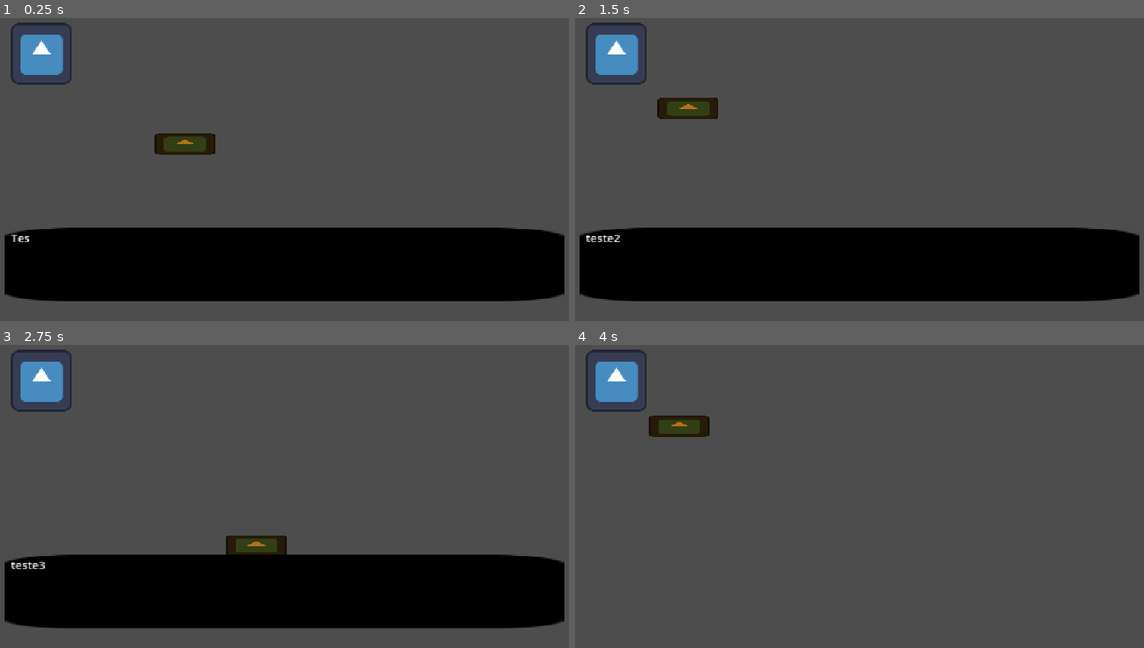
Above: before the commit, frames 1-4 (two rows, left to right).
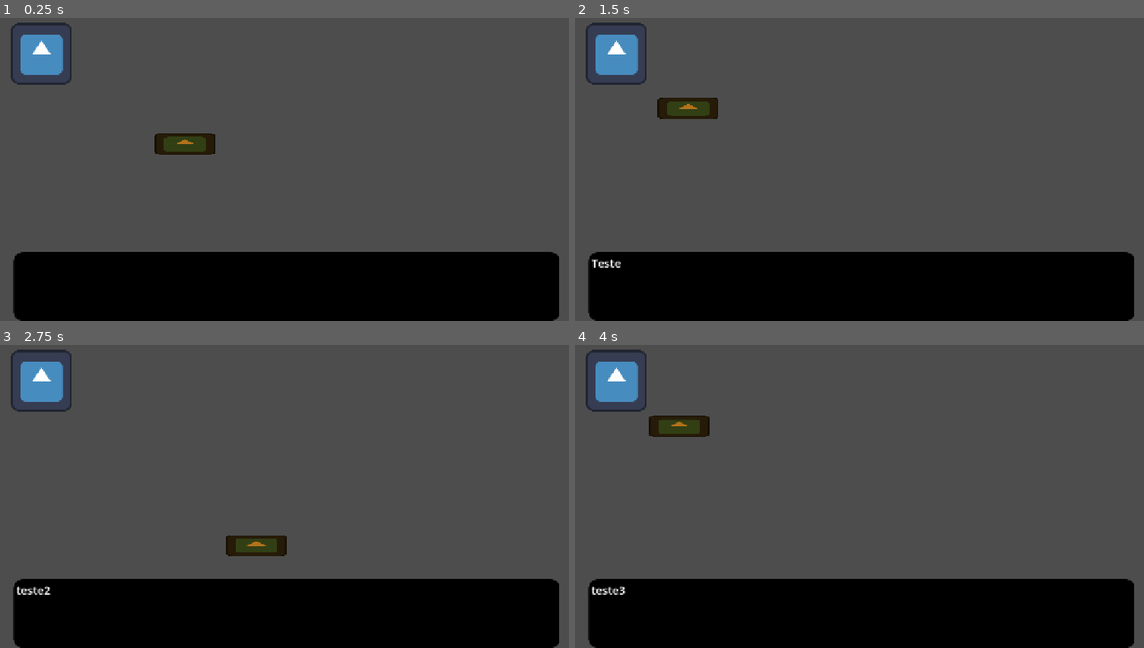
Above: after the commit, the same moments.

Repository: AArthurius/Cross-Worlds-Game-Jam--Pontes
Game: Godot game, scene res://Scenes/SheriffsBox.tscn
Same seed, same stepped clock (60 frames per second), same inputs: the game is played once before the commit and once after it. The project has no main scene, so this scene is started directly. The engine's default icon, where the game draws it, is replaced by a stand-in: a white triangle on a blue panel in a dark square.
Inputs (mouse positions are in pixels of both pictures, inside the frame that each line leads up to):
- Up to frame 1 (0.25 s): no input
- Up to frame 2 (1.5 s): tap Enter (AdvanceDialog) at 0.5 s; drag from (762, 142) to (614, 54) at 0.52 s; tap Space at 1.25 s; drag from (614, 54) to (831, 217) at 1.27 s
- Up to frame 3 (2.75 s): tap Enter (AdvanceDialog) at 2, 2.1 s; move the mouse to (347, 402) at 2.02 s; click (347, 402) at 2.17 s
- Up to frame 4 (4 s): tap Space at 2.75 s; drag from (831, 544) to (677, 426) at 2.77 s; tap Enter (AdvanceDialog) at 3.5, 3.6 s; move the mouse to (1041, 529) at 3.52 s; click (1041, 529) at 3.67 s

The runs differ from the first frame. In frame 1, 14% of the frame differs, in the area x 0-100%, y 69-100%; in frame 2, 15%; in frame 3, 15%; in frame 4, 22%, in the area x 2-99%, y 77-100%.

Commit message:
Refactor NPC and dialog system to use resource attributes
Introduced NPCAtributes.gd as a Resource to encapsulate NPC data and refactored NPC.tscn and NPC.gd to use this resource. Updated dialog UI to be a RichTextLabel with improved styling and logic, and moved dialog handling into the Dialog.gd script. Adjusted scene hierarchies and node types for better structure and maintainability.

Diff:
--- a/Scenes/Documents/Document.tscn
+++ b/Scenes/Documents/Document.tscn
@@ -8,6 +8,7 @@
 
 [node name="Document" type="Node2D"]
 script = ExtResource("1_y06vf")
+metadata/_custom_type_script = "uid://2ybou16gxnoj"
 
 [node name="Sprite2D" type="Sprite2D" parent="."]
 modulate = Color(0.70541155, 0.44815576, 0.1061013, 1)
--- a/Scenes/GameObjects/NPC.tscn
+++ b/Scenes/GameObjects/NPC.tscn
@@ -1,20 +1,26 @@
-[gd_scene load_steps=4 format=3 uid="uid://dj8do0uhqhcxq"]
+[gd_scene load_steps=6 format=3 uid="uid://dj8do0uhqhcxq"]
 
 [ext_resource type="Script" uid="uid://msuxf5dotjtq" path="res://Scripts/GameObjects/NPC.gd" id="1_ryh40"]
 [ext_resource type="Texture2D" uid="uid://bctndym4fl6tb" path="res://icon.svg" id="1_yx4i6"]
+[ext_resource type="Script" uid="uid://cx857svlxoj7x" path="res://Scripts/Resources/NPCAtributes.gd" id="2_kpujj"]
+
+[sub_resource type="Resource" id="Resource_cp627"]
+script = ExtResource("2_kpujj")
+documents = [null]
+metadata/_custom_type_script = "uid://cx857svlxoj7x"
 
 [sub_resource type="RectangleShape2D" id="RectangleShape2D_yx4i6"]
 size = Vector2(128, 128)
 
-[node name="NPC" type="Node2D"]
+[node name="NPC" type="Area2D"]
 script = ExtResource("1_ryh40")
+atributes = SubResource("Resource_cp627")
+metadata/_custom_type_script = "uid://msuxf5dotjtq"
 
 [node name="Sprite2D" type="Sprite2D" parent="."]
 texture = ExtResource("1_yx4i6")
 
-[node name="NPCArea" type="Area2D" parent="."]
-
-[node name="CollisionShape2D" type="CollisionShape2D" parent="NPCArea"]
+[node name="CollisionShape2D" type="CollisionShape2D" parent="."]
 shape = SubResource("RectangleShape2D_yx4i6")
 
 [node name="NPCAnimator" type="AnimationPlayer" parent="."]
--- a/Scenes/SheriffsBox.tscn
+++ b/Scenes/SheriffsBox.tscn
@@ -19,6 +19,13 @@
 [node name="NPC" parent="." instance=ExtResource("3_flahs")]
 position = Vector2(124, 157)
 
-[node name="Dialog" parent="." instance=ExtResource("4_ttg44")]
+[node name="UI" type="CanvasLayer" parent="."]
+
+[node name="Dialog" parent="UI" instance=ExtResource("4_ttg44")]
 visible = false
-position = Vector2(635, 600)
+anchors_preset = 7
+anchor_top = 1.0
+anchor_bottom = 1.0
+offset_top = -145.0
+offset_bottom = 0.0
+grow_vertical = 0
--- a/Scenes/UI/InGame/Dialog.tscn
+++ b/Scenes/UI/InGame/Dialog.tscn
@@ -1,18 +1,19 @@
 [gd_scene load_steps=3 format=3 uid="uid://dhukukuvoevyi"]
 
 [ext_resource type="Script" uid="uid://dnp8fjbnqdjl5" path="res://Scripts/UI/InGame/Dialog.gd" id="1_8dqk5"]
-[ext_resource type="Texture2D" uid="uid://bctndym4fl6tb" path="res://icon.svg" id="2_184ve"]
 
-[node name="Dialog" type="Node2D"]
-script = ExtResource("1_8dqk5")
+[sub_resource type="StyleBoxFlat" id="StyleBoxFlat_184ve"]
+content_margin_left = 6.0
+content_margin_top = 6.0
+content_margin_right = 6.0
+content_margin_bottom = 6.0
+bg_color = Color(0, 0, 0, 1)
+corner_radius_top_left = 20
+corner_radius_top_right = 20
+corner_radius_bottom_right = 20
+corner_radius_bottom_left = 20
 
-[node name="DialogBox" type="Sprite2D" parent="."]
-modulate = Color(0, 0, 0, 1)
-position = Vector2(-0.49993753, 1.5000015)
-scale = Vector2(9.210938, 1.2109375)
-texture = ExtResource("2_184ve")
-
-[node name="Text" type="RichTextLabel" parent="."]
+[node name="Text" type="RichTextLabel"]
 anchors_preset = 8
 anchor_left = 0.5
 anchor_top = 0.5
@@ -24,8 +25,11 @@
 offset_bottom = 72.5
 grow_horizontal = 2
 grow_vertical = 2
+mouse_filter = 2
 theme_override_font_sizes/normal_font_size = 24
-visible_characters = 0
+theme_override_styles/normal = SubResource("StyleBoxFlat_184ve")
+scroll_active = false
+script = ExtResource("1_8dqk5")
 
 [node name="ShowCharacter" type="Timer" parent="."]
 wait_time = 0.05
--- a/Scripts/GameObjects/Document.gd
+++ b/Scripts/GameObjects/Document.gd
@@ -1,4 +1,5 @@
 extends Node2D
+class_name Document
 
 var MouseEntered: bool = false
 
--- a/Scripts/GameObjects/NPC.gd
+++ b/Scripts/GameObjects/NPC.gd
@@ -1,24 +1,16 @@
-extends Node2D
+extends Area2D
+class_name NPC
 
-class NPC:
-	var Name: String
-	var Dialog: Array
-	var NumberOfDocuments: int
-	var Documents: Array
-	var CanAcross: bool
+@export var atributes: NPCAtributes
+@onready var Animator = $NPCAnimator as AnimationPlayer
+@onready var dialogBox: RichTextLabel = $"../UI/Dialog"
 
-var NPCAtributes: NPC
-
-@onready var Animator = $NPCAnimator as AnimationPlayer
 var GameDocuments: Array = ["res://Scenes/Documents/Document.tscn"]
-
-@onready var DialogBox: Node2D = $"../Dialog"
 
 # Called when the node enters the scene tree for the first time.
 func _ready() -> void:
-	DialogBox.Dialog = ["Teste", "teste2", "teste3"]
-	DialogBox.visible = true
-	DialogBox.ShowMessage()
+	dialogBox.dialog = ["Teste", "teste2", "teste3"]
+	dialogBox.visible = true
 
 # Called every frame. 'delta' is the elapsed time since the previous frame.
 func _process(delta: float) -> void:
--- /dev/null
+++ b/Scripts/Resources/NPCAtributes.gd
@@ -0,0 +1,8 @@
+extends Resource
+class_name NPCAtributes
+
+@export var npcName: String
+@export var dialog: Array
+@export var numberOfDocuments: int
+@export var documents: Array
+@export var canAcross: bool
--- a/Scripts/UI/InGame/Dialog.gd
+++ b/Scripts/UI/InGame/Dialog.gd
@@ -1,6 +1,12 @@
-extends Node2D
+extends RichTextLabel
 
-var Dialog: Array
+@onready var showCharacter: Timer = $ShowCharacter
+
+var dialog:Array = []
+
+func _ready() -> void:
+	print(showCharacter)
+	print($ShowCharacter)
 
 func _process(delta: float) -> void:
 	if visible:
@@ -8,20 +14,21 @@
 			ShowMessage()
 
 func ShowMessage() -> void:
-	if $Text.visible_characters != $Text.get_total_character_count():
-		$Text.visible_characters = $Text.get_total_character_count()
+	if visible_characters != get_total_character_count() and !showCharacter.is_stopped():
+		visible_characters = get_total_character_count()
 		return
-	if Dialog.size() == 0:
+	if dialog.size() == 0:
 		$".".visible = false
+		showCharacter.stop()
 		return
 	visible = true
-	var MSG = Dialog.pop_front()
-	$Text.visible_characters = 0
-	$Text.text = MSG
-	$ShowCharacter.start()
+	var MSG = dialog.pop_front()
+	visible_characters = 0
+	text = MSG
+	showCharacter.start()
 
 func ShowCharacter() -> void:
-	if $Text.visible_characters == $Text.get_total_character_count():
+	if visible_characters == get_total_character_count():
+		showCharacter.stop()
 		return
-	$Text.visible_characters += 1
-	$ShowCharacter.start()
+	visible_characters += 1
Not shown, added: Scripts/Resources/NPCAtributes.gd.uid
